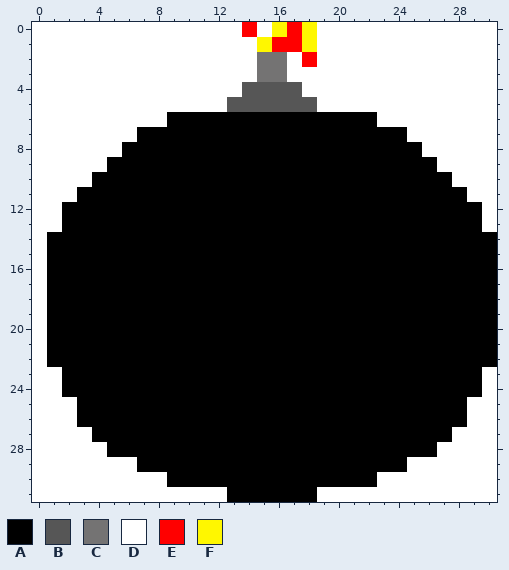
Pixel-art sprite, stored at img/Bomba.png. The first picture shows the starting point.
The file is 31x32 pixels.
Palette (. is transparent): A #000000  B #565656  C #747373  D #ffffff  E #ff0000  F #fff700
After the commit:
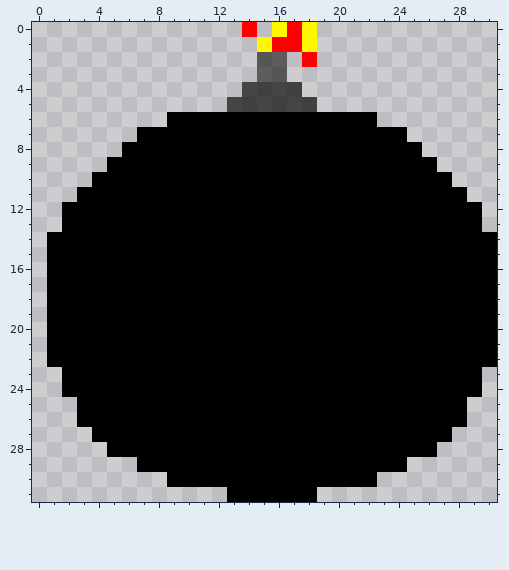
Edits made:
{"colour":"B","old":"#565656","new":"#000000a9"}
{"colour":"C","old":"#747373","new":"#0200008c"}
{"y":0,"x":0,"old":"DDDDDDDDDDDDDD","new":".............."}
{"y":0,"x":15,"old":"D","new":"."}
{"y":0,"x":19,"old":"DDDDDDDDDDDD","new":"............"}
{"y":1,"x":0,"old":"DDDDDDDDDDDDDDD","new":"..............."}
{"y":1,"x":19,"old":"DDDDDDDDDDDD","new":"............"}
{"y":2,"x":0,"old":"DDDDDDDDDDDDDDD","new":"..............."}
{"y":2,"x":17,"old":"D","new":"."}
{"y":2,"x":19,"old":"DDDDDDDDDDDD","new":"............"}
{"y":3,"x":0,"old":"DDDDDDDDDDDDDDD","new":"..............."}
{"y":3,"x":17,"old":"DDDDDDDDDDDDDD","new":".............."}
{"y":4,"x":0,"old":"DDDDDDDDDDDDDD","new":".............."}
{"y":4,"x":18,"old":"DDDDDDDDDDDDD","new":"............."}
{"y":5,"x":0,"old":"DDDDDDDDDDDDD","new":"............."}
{"y":5,"x":19,"old":"DDDDDDDDDDDD","new":"............"}
{"y":6,"x":0,"old":"DDDDDDDDD","new":"........."}
{"y":6,"x":23,"old":"DDDDDDDD","new":"........"}
{"y":7,"x":0,"old":"DDDDDDD","new":"......."}
{"y":7,"x":25,"old":"DDDDDD","new":"......"}
{"y":8,"x":0,"old":"DDDDDD","new":"......"}
{"y":8,"x":26,"old":"DDDDD","new":"....."}
{"y":9,"x":0,"old":"DDDDD","new":"....."}
{"y":9,"x":27,"old":"DDDD","new":"...."}
{"y":10,"x":0,"old":"DDDD","new":"...."}
{"y":10,"x":28,"old":"DDD","new":"..."}
{"y":11,"x":0,"old":"DDD","new":"..."}
{"y":11,"x":29,"old":"DD","new":".."}
{"y":12,"x":0,"old":"DD","new":".."}
{"y":12,"x":30,"old":"D","new":"."}
{"y":13,"x":0,"old":"DD","new":".."}
{"y":13,"x":30,"old":"D","new":"."}
{"y":14,"x":0,"old":"D","new":"."}
{"y":15,"x":0,"old":"D","new":"."}
{"y":16,"x":0,"old":"D","new":"."}
{"y":17,"x":0,"old":"D","new":"."}
{"y":18,"x":0,"old":"D","new":"."}
{"y":19,"x":0,"old":"D","new":"."}
{"y":20,"x":0,"old":"D","new":"."}
{"y":21,"x":0,"old":"D","new":"."}
{"y":22,"x":0,"old":"D","new":"."}
{"y":23,"x":0,"old":"DD","new":".."}
{"y":23,"x":30,"old":"D","new":"."}
{"y":24,"x":0,"old":"DD","new":".."}
{"y":24,"x":30,"old":"D","new":"."}
{"y":25,"x":0,"old":"DDD","new":"..."}
{"y":25,"x":29,"old":"DD","new":".."}
{"y":26,"x":0,"old":"DDD","new":"..."}
{"y":26,"x":29,"old":"DD","new":".."}
{"y":27,"x":0,"old":"DDDD","new":"...."}
{"y":27,"x":28,"old":"DDD","new":"..."}
{"y":28,"x":0,"old":"DDDDD","new":"....."}
{"y":28,"x":27,"old":"DDDD","new":"...."}
{"y":29,"x":0,"old":"DDDDDDD","new":"......."}
{"y":29,"x":25,"old":"DDDDDD","new":"......"}
{"y":30,"x":0,"old":"DDDDDDDDD","new":"........."}
{"y":30,"x":23,"old":"DDDDDDDD","new":"........"}
{"y":31,"x":0,"old":"DDDDDDDDDDDDD","new":"............."}
{"y":31,"x":19,"old":"DDDDDDDDDDDD","new":"............"}
{"label":"changed","picture_box":[32,22,497,502]}
